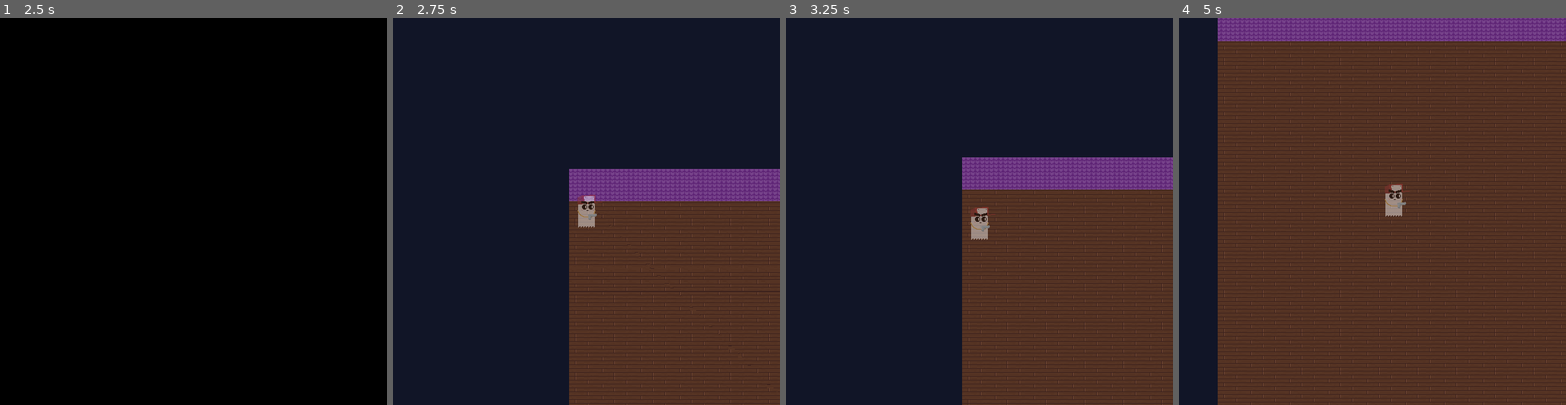
Above: before the commit, frames 1-4 (left to right).
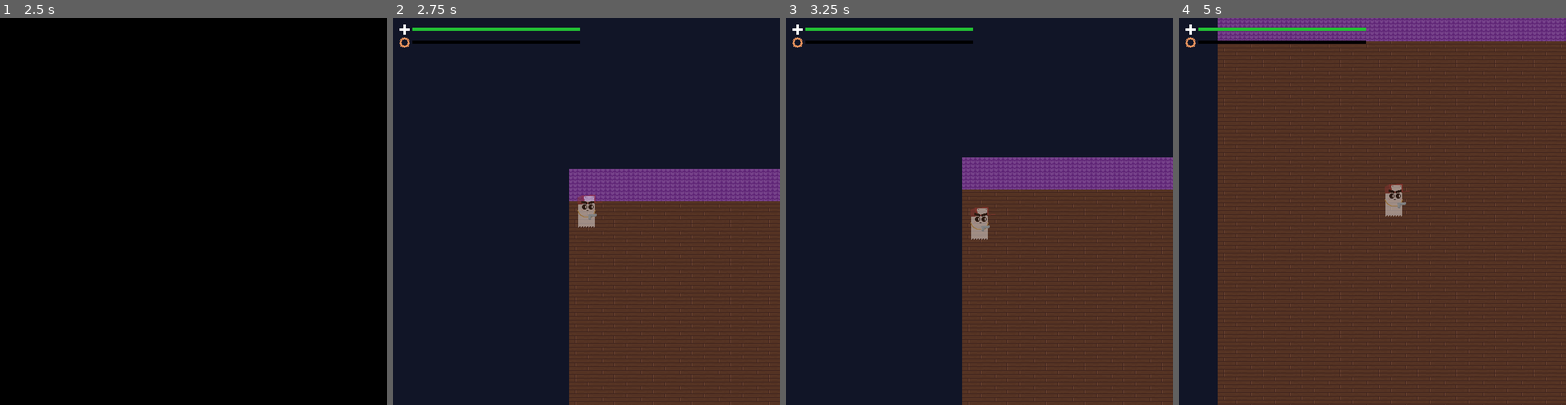
Above: after the commit, the same moments.

Repository: ljhs-games/the-shadow-puppet
Game: Godot game, scene res://TitleScreen.tscn
Same seed, same stepped clock (60 frames per second), same inputs: the game is played once before the commit and once after it.
Inputs:
- Up to frame 1 (2.5 s): click "Play" at 0.5 s; click "Play" at 1.25 s; hold D (g_right) from 2.03 s (still down)
- Up to frame 2 (2.75 s): keep holding D (g_right)
- Up to frame 3 (3.25 s): release D (g_right) at 2.78 s; hold S (g_down) from 2.78 s (still down)
- Up to frame 4 (5 s): release S (g_down) at 3.53 s; hold D (g_right) 3.53-4.28 s; hold W (g_up) from 4.28 s (still down)

Frame 1 is identical in both runs. In frame 2, 8.3% of the frame differs, in the area x 1-100%, y 1-100%; in frame 3, 9.1%; in frame 4, 24%.

Commit message:
Add mech and health bar

Diff:
--- a/src/Game.tscn
+++ b/src/Game.tscn
@@ -1,18 +1,21 @@
-[gd_scene load_steps=9 format=2]
+[gd_scene load_steps=15 format=2]
 
 [ext_resource path="res://rain-and-thunder.ogg" type="AudioStream" id=1]
-[ext_resource path="res://Wooden_Tile.png" type="Texture" id=2]
-[ext_resource path="res://Roof.png" type="Texture" id=3]
-[ext_resource path="res://GangstaGhost.tscn" type="PackedScene" id=4]
-
-[sub_resource type="Environment" id=2]
+[ext_resource path="res://cross.png" type="Texture" id=2]
+[ext_resource path="res://HealthBar.gd" type="Script" id=3]
+[ext_resource path="res://gear.png" type="Texture" id=4]
+[ext_resource path="res://Wooden_Tile.png" type="Texture" id=5]
+[ext_resource path="res://Roof.png" type="Texture" id=6]
+[ext_resource path="res://GangstaGhost.tscn" type="PackedScene" id=7]
+
+[sub_resource type="Environment" id=1]
 ambient_light_color = Color( 1, 1, 1, 1 )
 
-[sub_resource type="Animation" id=1]
+[sub_resource type="Animation" id=2]
 length = 15.0
 loop = true
 tracks/0/type = "value"
-tracks/0/path = NodePath("BackgroundGUI/LightningRect:color")
+tracks/0/path = NodePath("LightningRect:color")
 tracks/0/interp = 1
 tracks/0/loop_wrap = true
 tracks/0/imported = false
@@ -38,34 +41,40 @@
 "times": PoolRealArray( 0 )
 }
 
-[sub_resource type="SegmentShape2D" id=3]
+[sub_resource type="StyleBoxFlat" id=3]
+bg_color = Color( 0.137255, 0.756863, 0.203922, 1 )
+
+[sub_resource type="StyleBoxFlat" id=4]
+bg_color = Color( 0, 0, 0, 1 )
+
+[sub_resource type="StyleBoxFlat" id=7]
+bg_color = Color( 0.572549, 0.290196, 0.113725, 1 )
+
+[sub_resource type="SegmentShape2D" id=5]
 b = Vector2( 600, 0 )
 
-[sub_resource type="SegmentShape2D" id=4]
+[sub_resource type="SegmentShape2D" id=6]
 b = Vector2( 0, 600 )
 
 [node name="Game" type="WorldEnvironment"]
-environment = SubResource( 2 )
+environment = SubResource( 1 )
 
 [node name="WeatherAnimation" type="AnimationPlayer" parent="."]
 editor/display_folded = true
 autoplay = "ThunderAnimation"
-anims/ThunderAnimation = SubResource( 1 )
+anims/ThunderAnimation = SubResource( 2 )
 
 [node name="ThunderPlayer" type="AudioStreamPlayer" parent="WeatherAnimation"]
 stream = ExtResource( 1 )
 
-[node name="BackgroundGUI" type="CanvasLayer" parent="."]
-layer = -1
-
-[node name="SkyRect" type="ColorRect" parent="BackgroundGUI"]
+[node name="SkyRect" type="ColorRect" parent="."]
 margin_left = -1080.0
 margin_top = -730.0
 margin_right = 1700.0
 margin_bottom = 600.0
 color = Color( 0.0666667, 0.0823529, 0.152941, 1 )
 
-[node name="LightningRect" type="ColorRect" parent="BackgroundGUI"]
+[node name="LightningRect" type="ColorRect" parent="."]
 anchor_right = 1.0
 anchor_bottom = 1.0
 margin_left = -790.0
@@ -73,6 +82,84 @@
 margin_right = 1090.0
 color = Color( 0, 0, 0, 0 )
 
+[node name="GUI" type="CanvasLayer" parent="."]
+
+[node name="MarginContainer" type="MarginContainer" parent="GUI"]
+anchor_right = 1.0
+anchor_bottom = 1.0
+custom_constants/margin_right = 10
+custom_constants/margin_top = 10
+custom_constants/margin_left = 10
+custom_constants/margin_bottom = 10
+
+[node name="MarginContainer" type="MarginContainer" parent="GUI/MarginContainer"]
+margin_left = 10.0
+margin_top = 10.0
+margin_right = 590.0
+margin_bottom = 590.0
+size_flags_horizontal = 3
+size_flags_vertical = 3
+custom_constants/margin_right = 300
+
+[node name="VBoxContainer" type="VBoxContainer" parent="GUI/MarginContainer/MarginContainer"]
+margin_right = 280.0
+margin_bottom = 580.0
+
+[node name="HBoxContainer" type="HBoxContainer" parent="GUI/MarginContainer/MarginContainer/VBoxContainer"]
+margin_right = 280.0
+margin_bottom = 16.0
+size_flags_vertical = 0
+
+[node name="TextureRect" type="TextureRect" parent="GUI/MarginContainer/MarginContainer/VBoxContainer/HBoxContainer"]
+margin_right = 16.0
+margin_bottom = 16.0
+texture = ExtResource( 2 )
+
+[node name="HealthBar" type="ProgressBar" parent="GUI/MarginContainer/MarginContainer/VBoxContainer/HBoxContainer"]
+margin_left = 20.0
+margin_top = 5.0
+margin_right = 280.0
+margin_bottom = 10.37
+rect_min_size = Vector2( 0, 5.37 )
+size_flags_horizontal = 3
+size_flags_vertical = 4
+custom_styles/fg = SubResource( 3 )
+custom_styles/bg = SubResource( 4 )
+value = 54.58
+percent_visible = false
+script = ExtResource( 3 )
+player_path = NodePath("../../../../../../GangstaGhost")
+target_signal_name = "health_changed"
+target_variable_name = "health"
+
+[node name="HBoxContainer2" type="HBoxContainer" parent="GUI/MarginContainer/MarginContainer/VBoxContainer"]
+margin_top = 20.0
+margin_right = 280.0
+margin_bottom = 36.0
+
+[node name="TextureRect" type="TextureRect" parent="GUI/MarginContainer/MarginContainer/VBoxContainer/HBoxContainer2"]
+modulate = Color( 0.917969, 0.578144, 0.365753, 1 )
+margin_right = 16.0
+margin_bottom = 16.0
+texture = ExtResource( 4 )
+
+[node name="MechBar" type="ProgressBar" parent="GUI/MarginContainer/MarginContainer/VBoxContainer/HBoxContainer2"]
+margin_left = 20.0
+margin_top = 5.0
+margin_right = 280.0
+margin_bottom = 10.37
+rect_min_size = Vector2( 0, 5.37 )
+size_flags_horizontal = 3
+size_flags_vertical = 4
+custom_styles/fg = SubResource( 7 )
+custom_styles/bg = SubResource( 4 )
+value = 54.58
+percent_visible = false
+script = ExtResource( 3 )
+player_path = NodePath("../../../../../../GangstaGhost")
+target_signal_name = "mech_changed"
+target_variable_name = "mech"
+
 [node name="House" type="Node2D" parent="."]
 
 [node name="Walls" type="Node2D" parent="House"]
@@ -82,32 +169,31 @@
 position = Vector2( 0, -10 )
 
 [node name="CollisionShape2D" type="CollisionShape2D" parent="House/Walls/Roof"]
-shape = SubResource( 3 )
+shape = SubResource( 5 )
 
 [node name="Floor" type="StaticBody2D" parent="House/Walls"]
 editor/display_folded = true
 position = Vector2( 0, 600 )
 
 [node name="CollisionShape2D" type="CollisionShape2D" parent="House/Walls/Floor"]
-shape = SubResource( 3 )
+shape = SubResource( 5 )
 
 [node name="LeftWall" type="StaticBody2D" parent="House/Walls"]
 editor/display_folded = true
 
 [node name="CollisionShape2D" type="CollisionShape2D" parent="House/Walls/LeftWall"]
-shape = SubResource( 4 )
+shape = SubResource( 6 )
 
 [node name="RightWall" type="StaticBody2D" parent="House/Walls"]
 editor/display_folded = true
 position = Vector2( 600, 0 )
 
 [node name="CollisionShape2D" type="CollisionShape2D" parent="House/Walls/RightWall"]
-shape = SubResource( 4 )
+shape = SubResource( 6 )
 
 [node name="WoodenTile" type="Sprite" parent="House"]
 modulate = Color( 0.635294, 0.635294, 0.635294, 1 )
-position = Vector2( 0, -2.88747 )
-texture = ExtResource( 2 )
+texture = ExtResource( 5 )
 centered = false
 region_enabled = true
 region_rect = Rect2( 0, 0, 600, 600 )
--- a/src/GangstaGhost.gd
+++ b/src/GangstaGhost.gd
@@ -1,4 +1,9 @@
 extends KinematicBody2D
+
+class_name gangsta_ghost
+
+signal health_changed(new_health)
+signal mech_changed(new_mech)
 
 export var max_velocity = 600.0
 export var move_accel = 350.0
@@ -11,6 +16,8 @@
 var go_left = 0
 var go_up = 0
 var go_down = 0
+var health = 100.0 setget set_health
+var mech = 0.0 setget set_mech
 
 func _ready():
 	move_accel += move_dampening
@@ -64,3 +71,11 @@
 		go_down = 1
 	elif event.is_action_released("g_down"):
 		go_down = 0
+
+func set_health(new_health):
+	health = clamp(new_health, 0.0, 100.0)
+	emit_signal("health_changed", health)
+
+func set_mech(new_mech):
+	mech = clamp(new_mech, 0.0, 100.0)
+	emit_signal("mech_changed", mech)
--- /dev/null
+++ b/src/HealthBar.gd
@@ -0,0 +1,15 @@
+extends ProgressBar
+
+export (NodePath) var player_path
+export var target_signal_name = ""
+export var target_variable_name = ""
+
+onready var player_node: gangsta_ghost = get_node(player_path)
+
+func _ready():
+	var connect_successful = player_node.connect(target_signal_name, self, "_on_player_signal")
+	assert(connect_successful == OK)
+	value = player_node.get(target_variable_name)
+
+func _on_player_signal(new_value):
+	value = new_value
--- a/src/project.godot
+++ b/src/project.godot
@@ -8,9 +8,14 @@
 
 config_version=4
 
-_global_script_classes=[  ]
+_global_script_classes=[ {
+"base": "KinematicBody2D",
+"class": "gangsta_ghost",
+"language": "GDScript",
+"path": "res://GangstaGhost.gd"
+} ]
 _global_script_class_icons={
-
+"gangsta_ghost": ""
 }
 
 [application]
Not shown: 1 places in src/Game.tscn that only renumber resources
Binary file added: src/cross.png
Not shown, added: src/cross.png.import
Binary file added: src/gear.png
Not shown, added: src/gear.png.import
